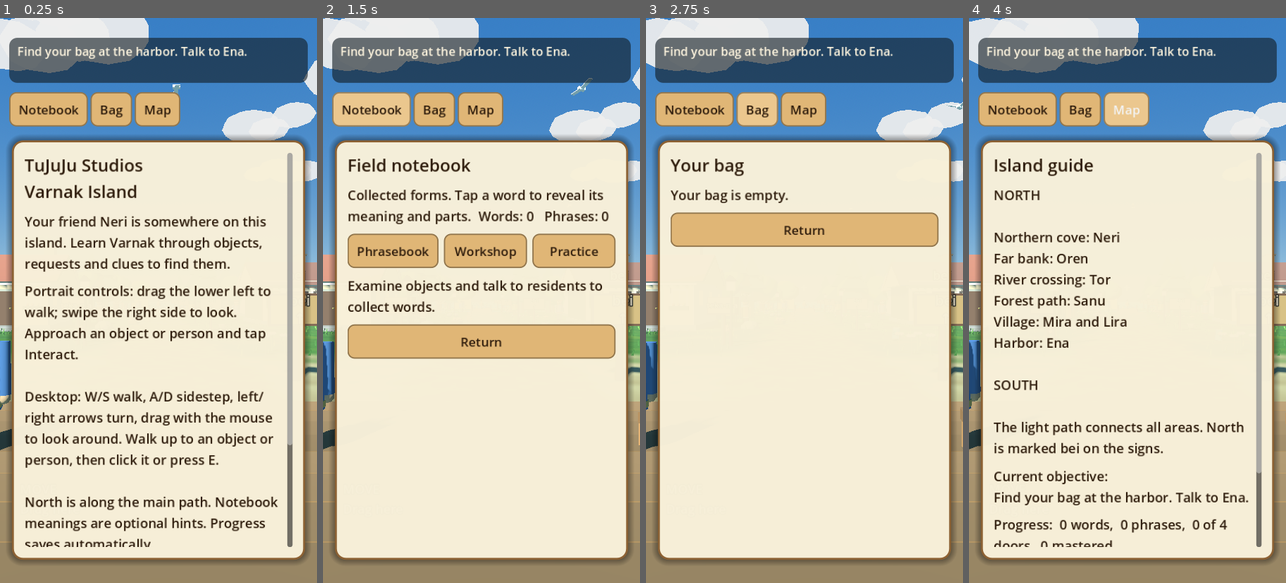
Above: before the commit, frames 1-4 (left to right).
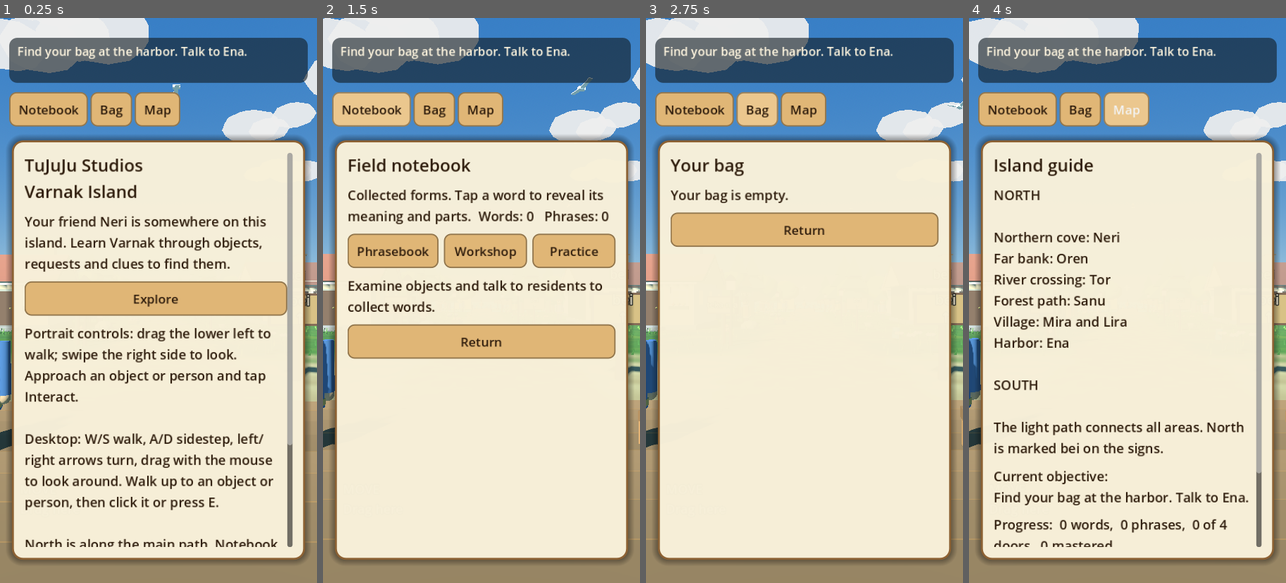
Above: after the commit, the same moments.

Repository: hamminkj/varnak-island
Game: Godot game, scene res://main.tscn
Two runs of this game, one before a commit and one after it. Both use one fixed random seed, a clock stepped at 60 frames per second and the inputs below.
Inputs (mouse positions are in pixels of both pictures, inside the frame that each line leads up to):
- Up to frame 1 (0.25 s): no input
- Up to frame 2 (1.5 s): click (478, 300) at 0.5 s, where only the run after the commit has a clickable "Explore"; click "Notebook" at 1.25 s
- Up to frame 3 (2.75 s): click "Bag" at 2 s
- Up to frame 4 (4 s): click "Map" at 2.75 s; click "Return" at 3.5 s

The runs differ from the first frame. In frame 1, 13% of the frame differs, in the area x 7-91%, y 46-94%; in frame 2, 0.3%; in frame 3, 0.2%; in frame 4, 0.2%.

Commit message:
Show Explore button first on intro panel; add script uid files
Co-Authored-By: Claude Sonnet 5.5 <noreply@anthropic.com>
Claude-Session: https://claude.ai/code/session_01KtdAfpvfFKLaiXJyS7je7X

Diff:
--- a/main.gd
+++ b/main.gd
@@ -726,9 +726,9 @@
 func show_intro():
 	clear_panel("TuJuJu Studios\nVarnak Island")
 	text_line("Your friend Neri is somewhere on this island. Learn Varnak through objects, requests and clues to find them.")
+	button("Explore",close_panel,content)
 	text_line("Portrait controls: drag the lower left to walk; swipe the right side to look. Approach an object or person  …(274 unchanged characters)…
 	text_line("Things to try: talk to everyone and ask follow-up questions, knock on the doors, count the piles, try fishing, and build new words in the notebook workshop.")
-	button("Explore",close_panel,content)
 
 func learn(word: String):
 	if words.has(word) and not discovered.has(word):
Not shown, added: art.gd.uid
Not shown, added: data.gd.uid
Not shown, added: smoke_test.gd.uid
